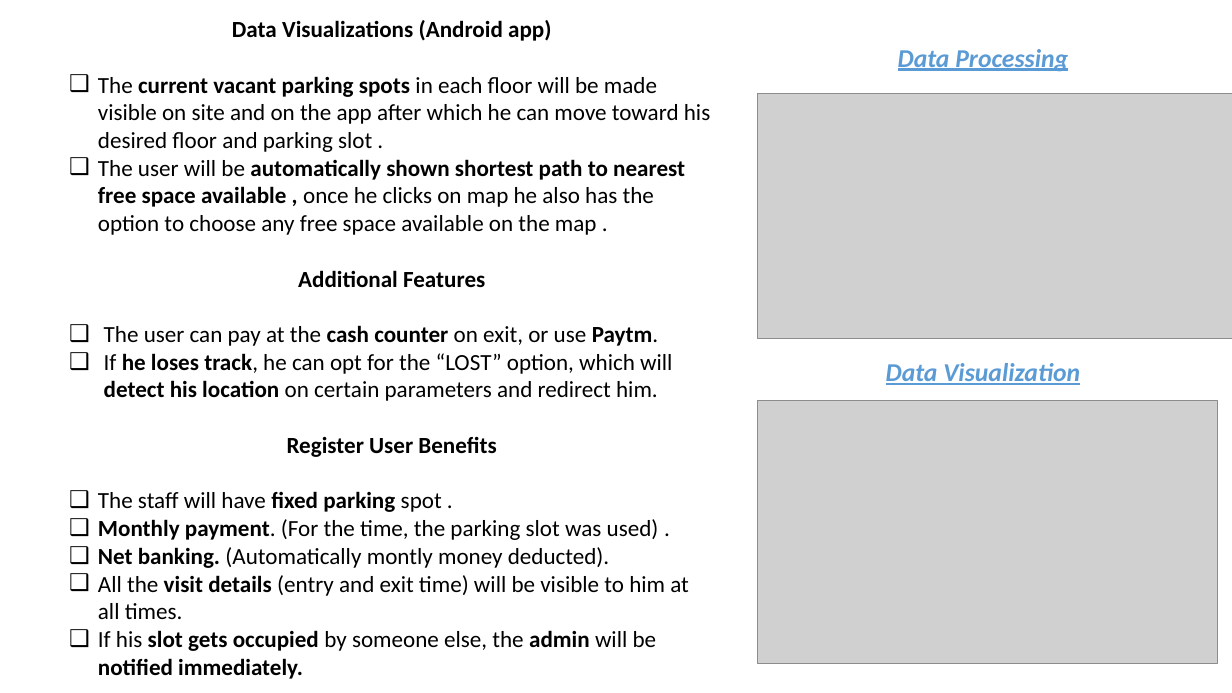
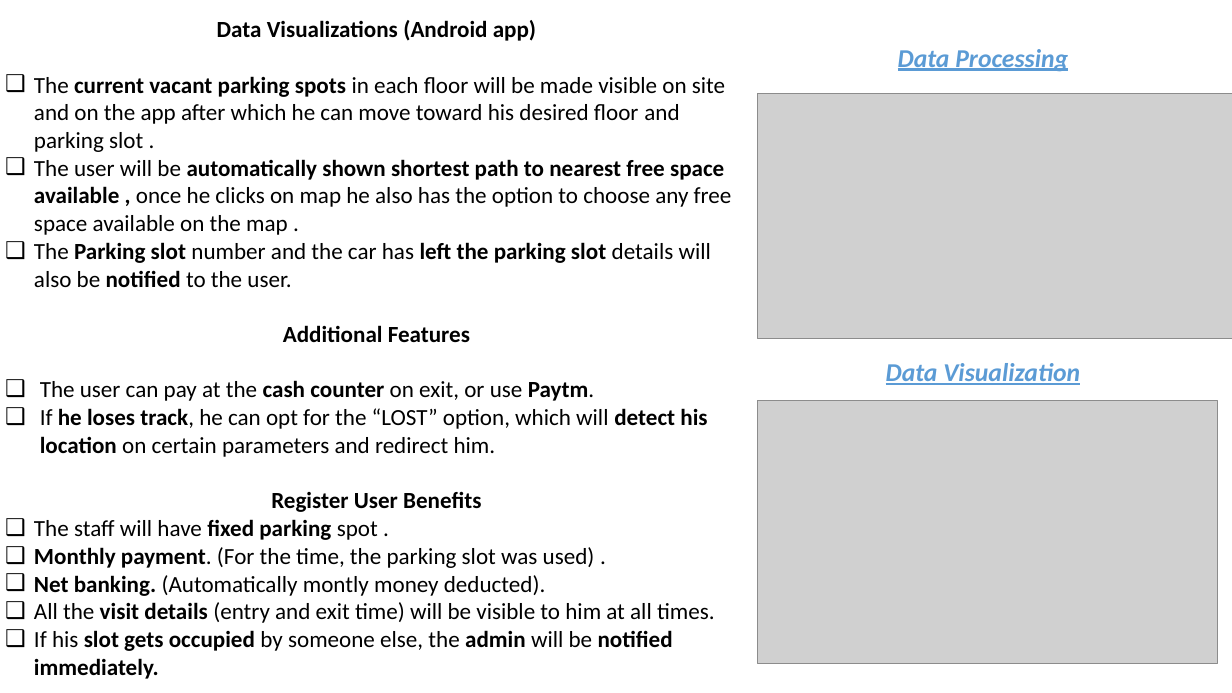
Before and after one commit to FriendsUnited/S-Park, a slide deck: slide 3 of Documents/Presentations/S-Park.pptx. Drawn at 1232x693 pixels with LibreOffice and Linux fonts; fonts in the diff are those of the drawing; grey boxes stand for pictures. Boxes give left, top, right and bottom in pixels: in the first picture for what was removed or moved away, otherwise in the second. Text is boxed around its words. In the diff, an @@ line names an element or a change of style, - is before the commit and + after.

```diff
--- a/Documents/Presentations/S-Park.pptx
+++ b/Documents/Presentations/S-Park.pptx
@@ text "Data Visualizations (Android app)" moved from (x1=98, y1=20, x2=710, y2=679) to (x1=34, y1=20, x2=732, y2=679) @@
@@ text at (x1=34, y1=242, x2=711, y2=287): paragraph added @@
+❑ The Parking slot number and the car has left the parking slot details will also be notified to the user.
```
Also in this commit, not shown: 3 other files.
